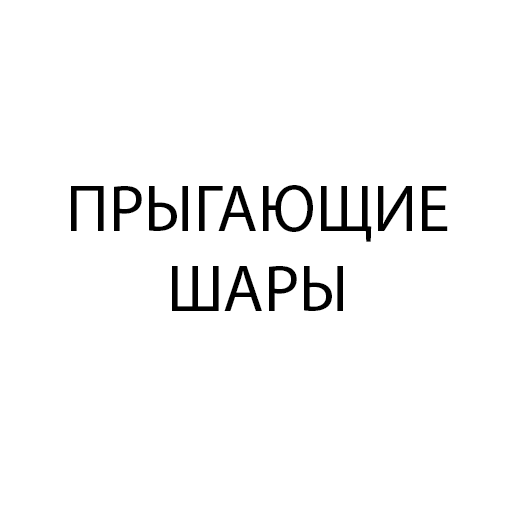
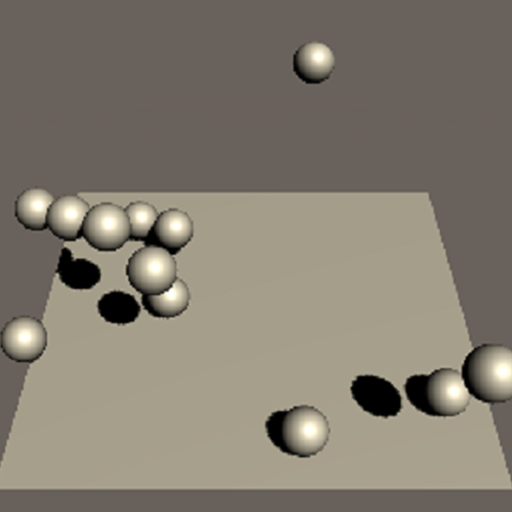
The second 512 × 512 image is a revision of the first. Changes to its layers:
added layer "Screen2" above "ПРЫГАЮЩИЕ ШАРЫ" over [left=0, top=0, right=512, bottom=512]
